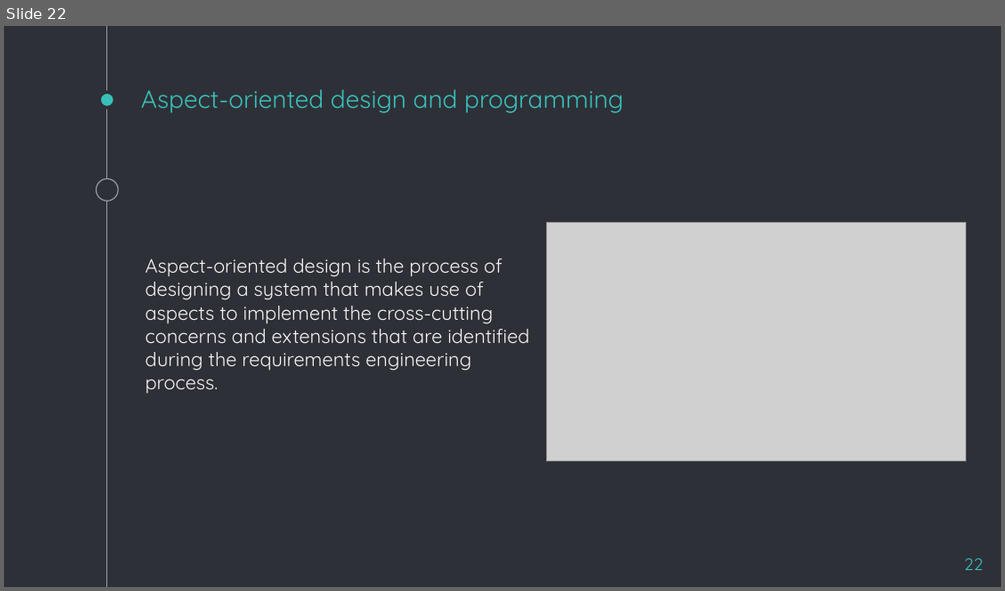
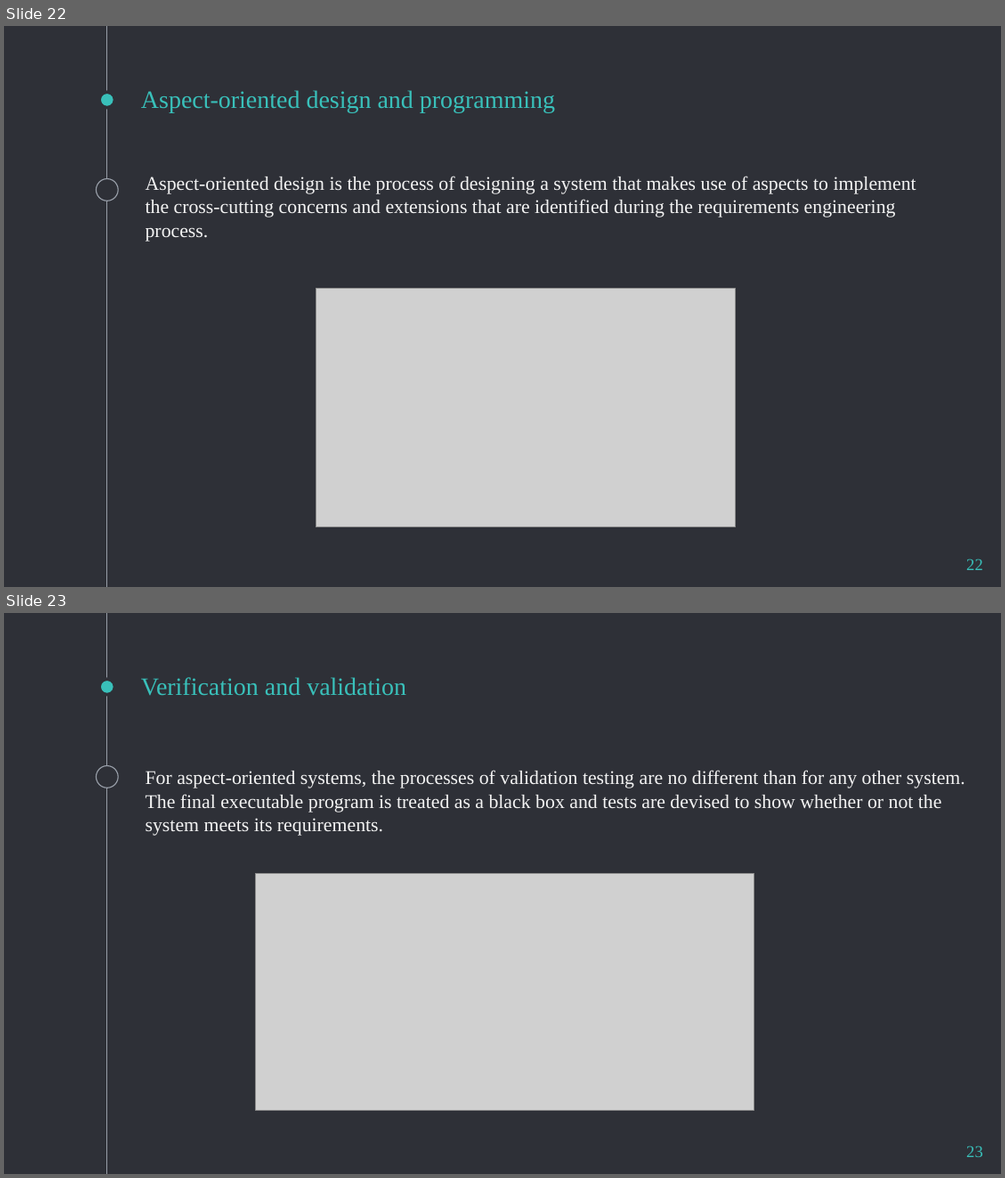
Before and after one commit to amirjani/methodology-confress, a slide deck: Aspect-Oriented-Software-Development.pptx. Shown one above the other, each under a label of ours: slide 22 before the commit, slides 22 and 23 after it. The pictures are 1005x591 and 1005x1178 pixels, drawn with LibreOffice and Linux fonts; fonts in the diff are those of the drawing; grey boxes stand for pictures. Boxes give left, top, right and bottom in pixels: in the first picture for what was removed or moved away, otherwise in the second. Text is boxed around its words. In the diff, an @@ line names an element or a change of style, - is before the commit and + after.

```diff
--- a/Aspect-Oriented-Software-Development.pptx
+++ b/Aspect-Oriented-Software-Development.pptx
@@ slide 23 added at (x1=4, y1=613, x2=1001, y2=1174), background #2E3037; not listed: 3 template elements that a slide beside it also shows @@
@@ title added at (x1=141, y1=677, x2=406, y2=695), 18 pt, text #39C0BA @@
+Verification and validation
@@ text added at (x1=146, y1=770, x2=965, y2=835), 14 pt, text #F3F3F3 @@
+For aspect-oriented systems, the processes of validation testing are no different than for any other system. The final executable program is treated as a black box and tests are devised to show whether or not the system meets its requirements.
@@ picture added at (x1=255, y1=873, x2=753, y2=1110) @@
@@ page number added at (x1=966, y1=1145, x2=983, y2=1157), 12 pt, text #39C0BA @@
+23
@@ slide 22 changed as well @@
@@ font Quicksand to Times New Roman in 3 elements at (x1=141, y1=90, x2=555, y2=113), (x1=966, y1=558, x2=983, y2=570), (x1=146, y1=176, x2=916, y2=241) @@
@@ text "Aspect-oriented design is the process ..." moved from (x1=146, y1=258, x2=529, y2=393) to (x1=146, y1=176, x2=916, y2=241) @@
@@ picture moved from (x1=546, y1=223, x2=966, y2=460) to (x1=316, y1=289, x2=736, y2=526) @@
```
Also in this commit, not shown: 19 other slides changed, 5 other slides added, 1 slide removed, 7 other files.
